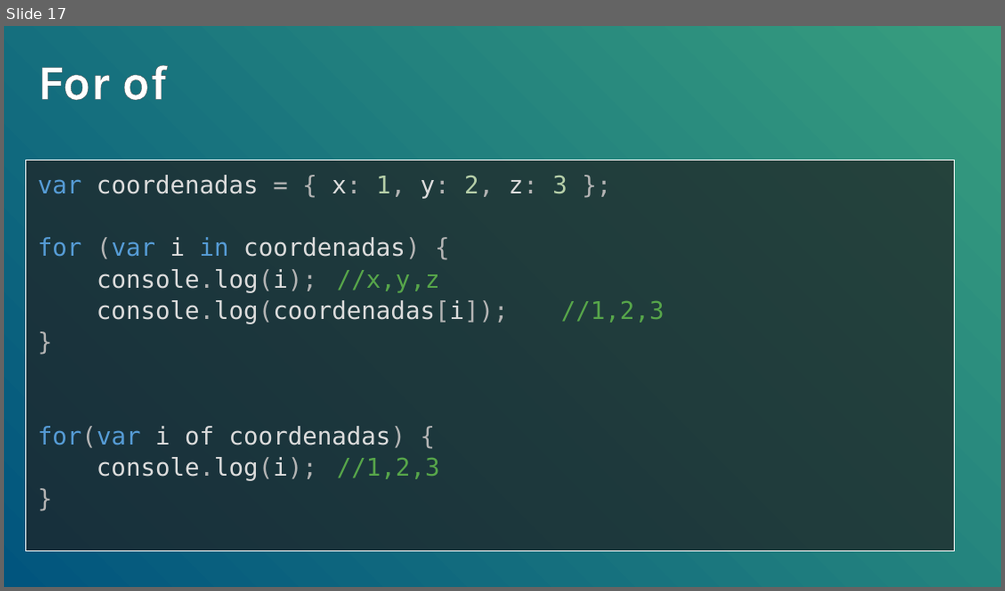
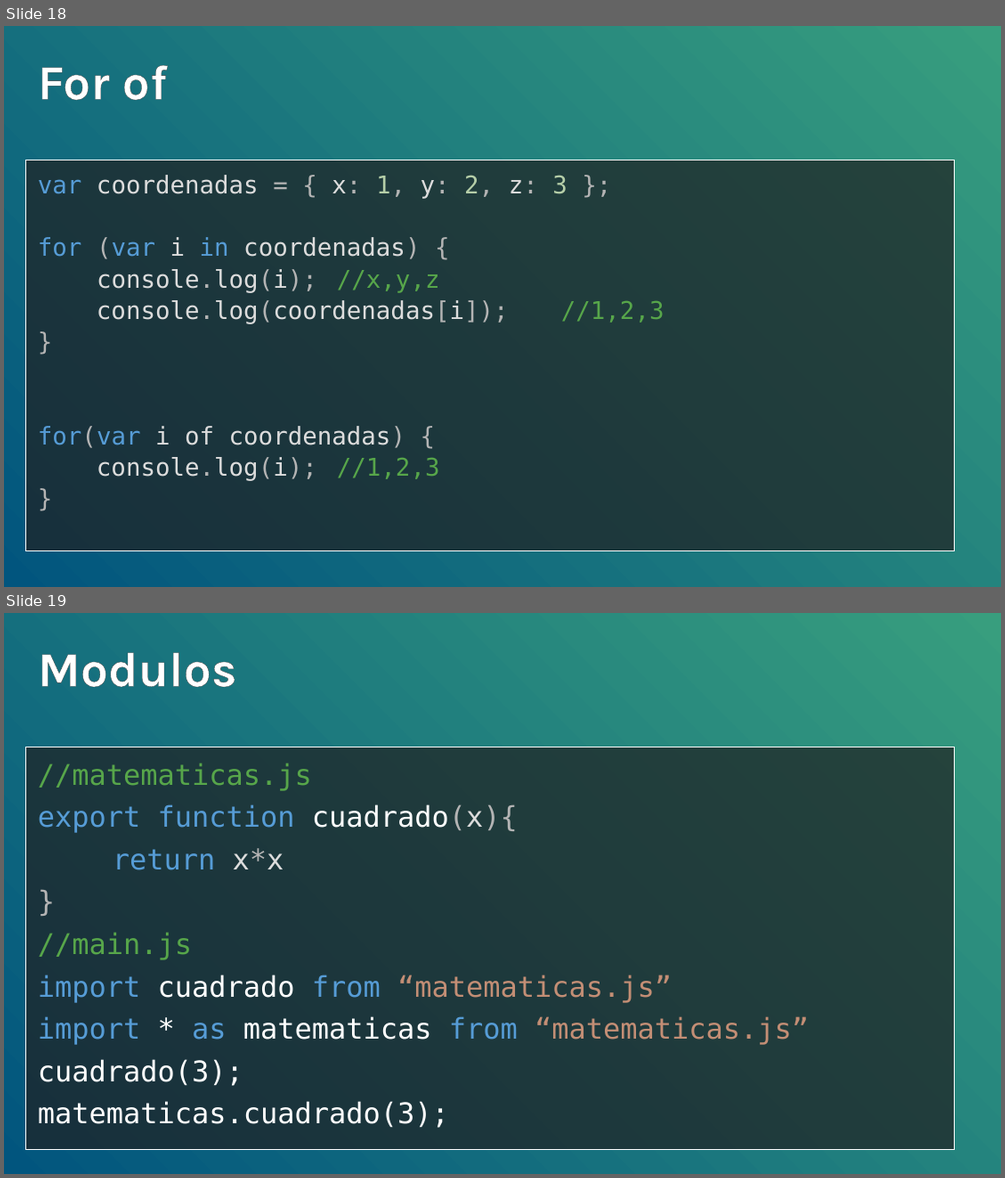
Before and after one commit to UamNet/TechTalks, a slide deck: Functional JS+ES6 - Arcadio Garcia/Functional JS+ ES6.pptx. Shown one above the other, each under a label of ours: slide 17 before the commit, slides 18 and 19 after it. The pictures are 1005x591 and 1005x1178 pixels, drawn with LibreOffice and Linux fonts; fonts in the diff are those of the drawing; background and template pictures are left out. Boxes give left, top, right and bottom in pixels: in the first picture for what was removed or moved away, otherwise in the second. Text is boxed around its words. In the diff, an @@ line names an element or a change of style, - is before the commit and + after.

```diff
--- a/Functional JS+ES6 - Arcadio Garcia/Functional JS+ ES6.pptx
+++ b/Functional JS+ES6 - Arcadio Garcia/Functional JS+ ES6.pptx
@@ slide 19 added at box(4, 613, 1001, 1174), background gradient #01557E to #389E7E @@
@@ title added at box(38, 652, 237, 687), 48 pt, text #FFFFFF, bold @@
+Modulos
@@ text added at box(26, 747, 955, 1149), fill #202020 at 70% opacity, outline #FFFFFF 0.75 pt, 28 pt, text #FFFFFF @@
+//matematicas.js
+export function cuadrado(x){
+return x*x
+}
+//main.js
+import cuadrado from “matematicas.js”
+import * as matematicas from “matematicas.js”
+cuadrado(3);
+matematicas.cuadrado(3);
@@ what was slide 17 is now slide 18 @@
```
Also in this commit, not shown: 3 slides changed, 7 other slides added.
